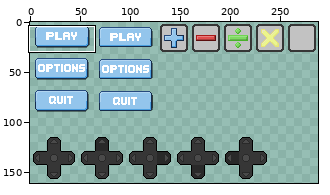
One commit to this pixel-art file: Assets/UI/UI1.aseprite. The picture above shows the old version from afar; the outline marks the close-up.
Close-up. Before the commit:
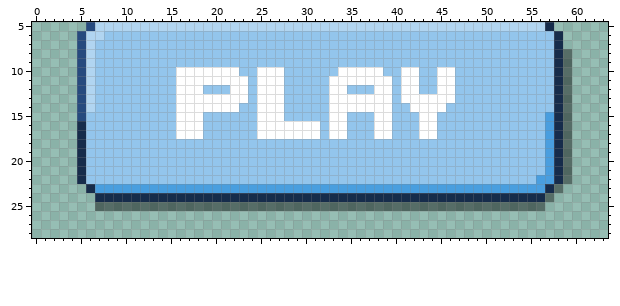
288x162 pixels, 1 frame. Shown: x 0..63, y 5..28. The wide view leaves out empty margins.
New version:
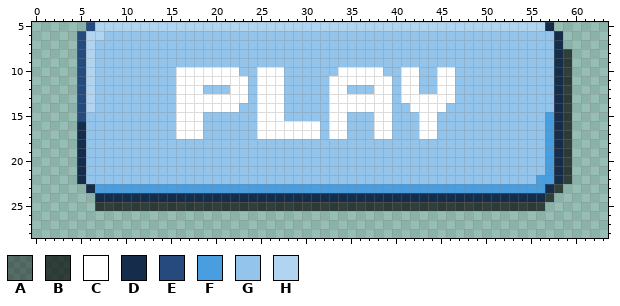
Palette (. is transparent): A #0000006d  B #000000ab  C #ffffff  D #162c4b  E #264a7e  F #499edf  G #93c5ec  H #b1d5f1
Change:
Changed rows in their new state; - is an unchanged pixel.
first column x 7:
 8 ----------------------------------------------------B
 9 ----------------------------------------------------B
10 ----------------------------------------------------B
11 ----------------------------------------------------B
12 ----------------------------------------------------B
13 ----------------------------------------------------B
14 ----------------------------------------------------B
15 ----------------------------------------------------B
16 ----------------------------------------------------B
17 ----------------------------------------------------B
18 ----------------------------------------------------B
19 ----------------------------------------------------B
20 ----------------------------------------------------B
21 ----------------------------------------------------B
22 ----------------------------------------------------B
23 ---------------------------------------------------B-
24 --------------------------------------------------B--
25 BBBBBBBBBBBBBBBBBBBBBBBBBBBBBBBBBBBBBBBBBBBBBBBBBB---
